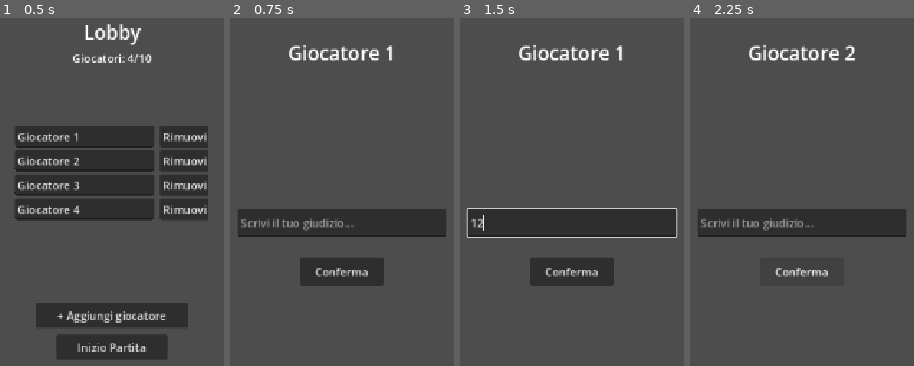
Above: before the commit, frames 1-4 (left to right).
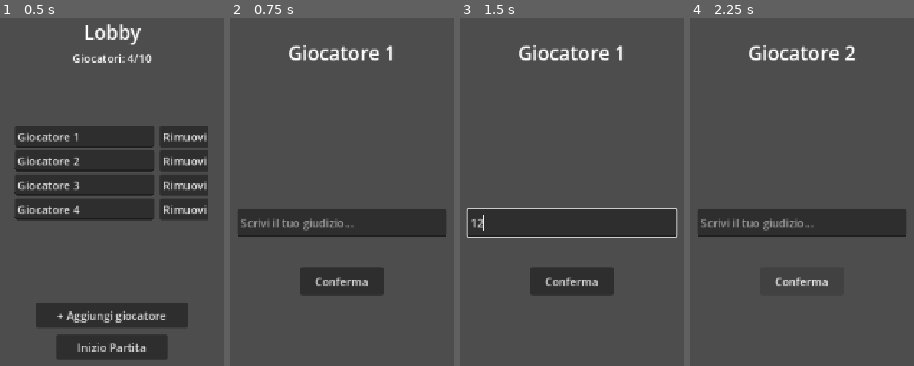
Above: after the commit, the same moments.

Repository: lucamaltempo-lgtm/Timbro-d-Ufficio
Game: Godot game, scene res://sch_princ.tscn
Same seed, same stepped clock (60 frames per second), same inputs: the game is played once before the commit and once after it.
Inputs (mouse positions are in pixels of both pictures, inside the frame that each line leads up to):
- Up to frame 1 (0.5 s): no input
- Up to frame 2 (0.75 s): click "Inizio Partita" at 0.5 s
- Up to frame 3 (1.5 s): click (572, 223) at 1.27 s; type "12" at 1.35 s
- Up to frame 4 (2.25 s): click "Conferma" at 2 s

Frame 1 is identical in both runs. In frame 2, 2.7% of the frame differs, in the area x 31-69%, y 68-80%; in frame 3, 2.7%; in frame 4, 0.7%.

Commit message:
Aggiunge moderazione base ai giudizi e amplia le parole vietate
Nuovo autoload Moderazione con dizionario di parole vietate per lingua
(oggi solo "it"), pensato per aggiungere altre lingue in futuro senza
toccare la logica di confronto. La schermata assegnazione timbri blocca
la conferma del giudizio mostrando un avviso finché il testo contiene
una parola vietata.

Amplia la lista italiana con termini offensivi comuni (stupido, scemo,
minchia, pirla, sfigato, schifoso, zoccola, disgraziato, ecc.) e
rimuove un duplicato ("coglione") già presente.

Co-Authored-By: Claude Sonnet 5 <noreply@anthropic.com>
Claude-Session: https://claude.ai/code/session_01TLmMFXkz3doi4fcg5NZjj2

Diff:
--- a/assegnazione_timbri.gd
+++ b/assegnazione_timbri.gd
@@ -9,6 +9,7 @@
 @onready var label_giocatore: Label = get_node("LabelGiocatore")
 @onready var campo_giudizio: LineEdit = get_node("CampoGiudizio")
 @onready var bottone_conferma: Button = get_node("BottoneConferma")
+@onready var label_avviso: Label = get_node("LabelAvviso")
 
 func _ready() -> void:
 	print("Script assegnazione timbri partito")
@@ -17,6 +18,7 @@
 	# GameState.infiltrato è disponibile per la logica di gioco ma non va
 	# mostrato a schermo: l'infiltrato deve restare segreto.
 	bottone_conferma.pressed.connect(_on_conferma_premuto)
+	campo_giudizio.text_changed.connect(_on_testo_giudizio_cambiato)
 	_mostra_giocatore_corrente()
 
 func _mostra_giocatore_corrente() -> void:
@@ -29,6 +31,12 @@
 	label_giocatore.text = giocatori[indice_corrente]
 	campo_giudizio.text = ""
 	campo_giudizio.placeholder_text = "Scrivi il tuo giudizio..."
+	label_avviso.visible = false
+
+# Nasconde l'avviso appena il giocatore modifica il testo: dovrà comunque
+# premere di nuovo Conferma per far ricontrollare il nuovo testo.
+func _on_testo_giudizio_cambiato(_nuovo_testo: String) -> void:
+	label_avviso.visible = false
 
 func _on_conferma_premuto() -> void:
 	if indice_corrente >= giocatori.size():
@@ -39,6 +47,13 @@
 		print("Giudizio vuoto, inserisci un testo prima di confermare")
 		return
 
+	var parola_vietata = Moderazione.trova_parola_vietata(giudizio)
+	if not parola_vietata.is_empty():
+		label_avviso.text = "Testo non consentito: rimuovi la parola \"" + parola_vietata + "\" prima di confermare."
+		label_avviso.visible = true
+		print("Giudizio bloccato dalla moderazione, parola vietata: ", parola_vietata)
+		return
+
 	var nome_giocatore = giocatori[indice_corrente]
 	giudizi[nome_giocatore] = giudizio
 	print("Timbro assegnato a ", nome_giocatore, ": ", giudizio)
--- a/assegnazione_timbri.tscn
+++ b/assegnazione_timbri.tscn
@@ -40,6 +40,25 @@
 grow_vertical = 2
 placeholder_text = "Scrivi il tuo giudizio..."
 
+[node name="LabelAvviso" type="Label" parent="."]
+visible = false
+layout_mode = 1
+anchors_preset = 8
+anchor_left = 0.5
+anchor_top = 0.5
+anchor_right = 0.5
+anchor_bottom = 0.5
+offset_left = -150.0
+offset_top = 26.0
+offset_right = 150.0
+offset_bottom = 58.0
+grow_horizontal = 2
+grow_vertical = 2
+theme_override_colors/font_color = Color(0.9, 0.15, 0.15, 1)
+horizontal_alignment = 1
+autowrap_mode = 2
+text = ""
+
 [node name="BottoneConferma" type="Button" parent="." unique_id=2018432667]
 layout_mode = 1
 anchors_preset = 8
@@ -48,9 +67,9 @@
 anchor_right = 0.5
 anchor_bottom = 0.5
 offset_left = -60.0
-offset_top = 50.0
+offset_top = 64.0
 offset_right = 60.0
-offset_bottom = 90.0
+offset_bottom = 104.0
 grow_horizontal = 2
 grow_vertical = 2
 text = "Conferma"
--- /dev/null
+++ b/moderazione.gd
@@ -0,0 +1,72 @@
+extends Node
+
+# Singleton (autoload) per la moderazione base dei testi liberi (es. i
+# giudizi). Per aggiungere una nuova lingua basta inserire una nuova voce
+# nel dizionario PAROLE_VIETATE con il codice lingua (es. "en") e la sua
+# lista di parole vietate, senza toccare il resto del modulo o le schermate
+# che lo usano.
+const PAROLE_VIETATE: Dictionary = {
+	"it": [
+		"stronzo", "stronza", "stronzi", "stronze",
+		"coglione", "cogliona", "coglioni",
+		"idiota", "idioti", "idiote",
+		"cretino", "cretina", "cretini", "cretine",
+		"deficiente", "deficienti",
+		"imbecille", "imbecilli",
+		"merda", "merdoso", "merdosa",
+		"bastardo", "bastarda", "bastardi", "bastarde",
+		"puttana", "puttane",
+		"troia", "troie",
+		"vaffanculo",
+		"cazzo", "cazzata", "cazzate", "cazzone", "cazzoni",
+		"porco", "porca", "porci", "porche",
+		"stupido", "stupida", "stupidi", "stupide",
+		"scemo", "scema", "scemi", "sceme",
+		"minchia", "minchione", "minchiona",
+		"pirla",
+		"fesso", "fessa", "fessi", "fesse",
+		"sfigato", "sfigata", "sfigati", "sfigate",
+		"schifoso", "schifosa", "schifosi", "schifose",
+		"verme", "vermi",
+		"maiale", "maiala", "maiali",
+		"zoccola", "zoccole",
+		"disgraziato", "disgraziata", "disgraziati", "disgraziate",
+		"pezzente", "pezzenti",
+		"lercio", "lercia", "lerci", "lerce",
+		"rincoglionito", "rincoglionita", "rincoglioniti", "rincoglionite",
+		"ritardato", "ritardata", "ritardati", "ritardate",
+		"handicappato", "handicappata", "handicappati", "handicappate",
+	],
+}
+
+# Lingua usata per il controllo. In futuro potrà essere impostata in base
+# alla lingua dell'interfaccia invece di essere fissa.
+var lingua: String = "it"
+
+# Ritorna la prima parola vietata trovata nel testo (confronto per parole
+# intere, non per sottostringa), oppure stringa vuota se il testo è pulito.
+func trova_parola_vietata(testo: String) -> String:
+	var lista_parole: Array = PAROLE_VIETATE.get(lingua, [])
+	if lista_parole.is_empty():
+		return ""
+
+	var parole_nel_testo = _estrai_parole(testo.to_lower())
+	for parola_vietata in lista_parole:
+		if parole_nel_testo.has(parola_vietata):
+			return parola_vietata
+
+	return ""
+
+func testo_e_accettabile(testo: String) -> bool:
+	return trova_parola_vietata(testo).is_empty()
+
+# Divide il testo in parole intere usando i confini Unicode, così una parola
+# vietata dentro una parola più lunga (es. accenti, apostrofi) non genera
+# falsi positivi né falsi negativi.
+func _estrai_parole(testo: String) -> Array:
+	var espressione = RegEx.new()
+	espressione.compile("[\\p{L}]+")
+	var parole: Array = []
+	for corrispondenza in espressione.search_all(testo):
+		parole.append(corrispondenza.get_string())
+	return parole
--- a/project.godot
+++ b/project.godot
@@ -18,6 +18,7 @@
 [autoload]
 
 GameState="*res://game_state.gd"
+Moderazione="*res://moderazione.gd"
 
 [display]
 
Not shown, added: moderazione.gd.uid
